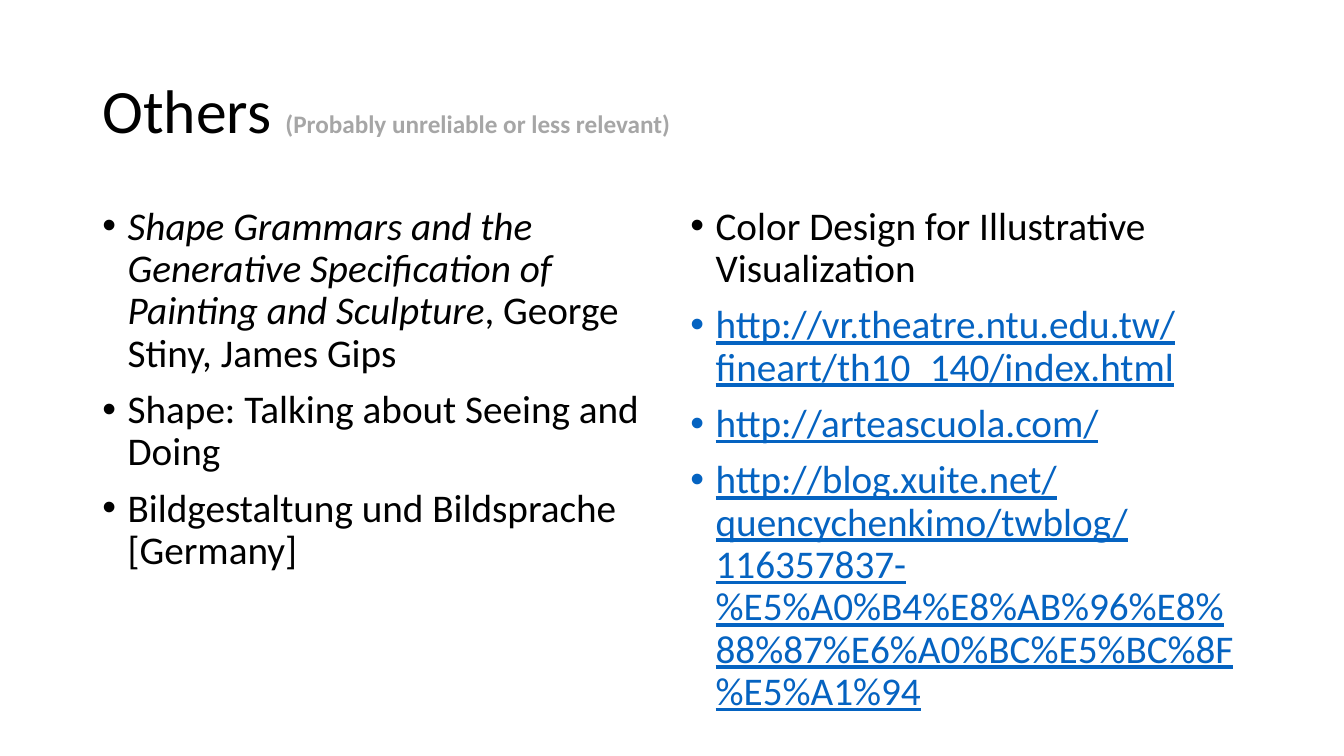
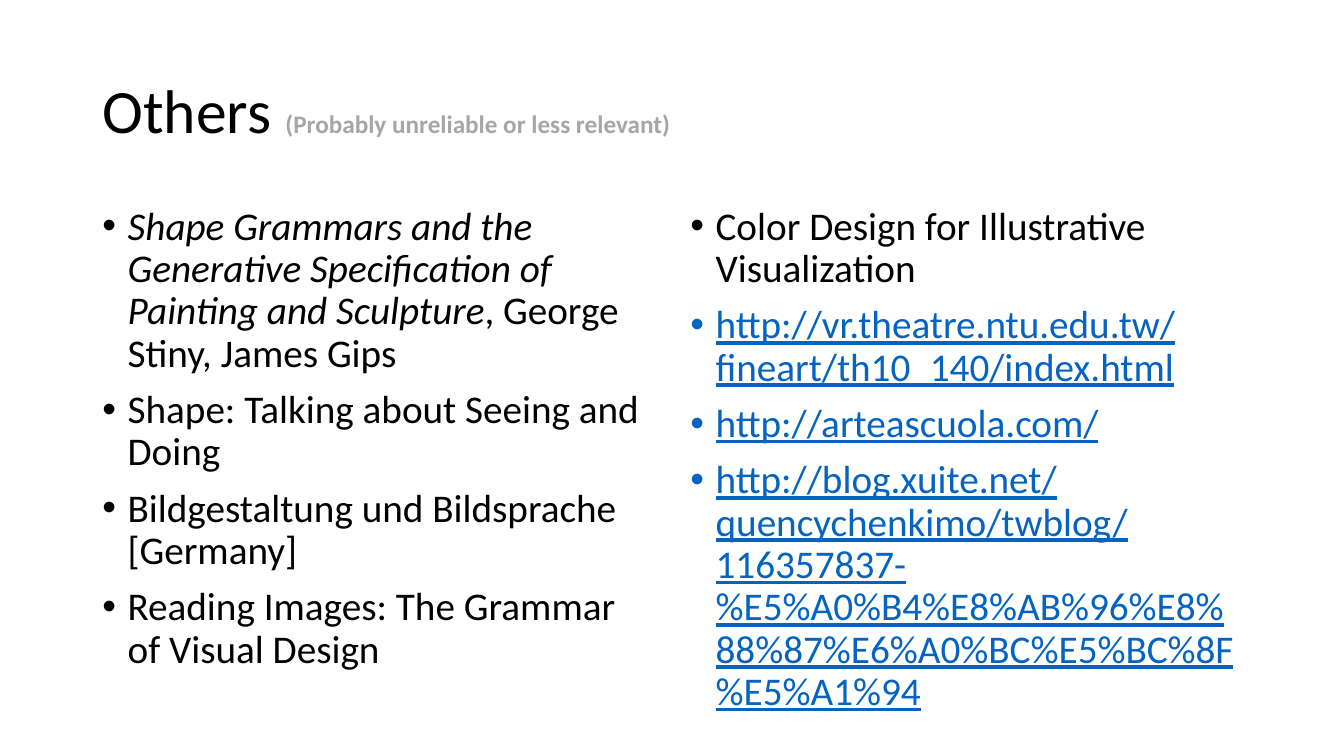
Before and after one commit to PatriciaXiao/Conclusion, a slide deck: slide 19 of Conclusion.pptx (slide 20 before the commit). Drawn at 1344x756 pixels with LibreOffice and Linux fonts; fonts in the diff are those of the drawing. Boxes give left, top, right and bottom in pixels: in the first picture for what was removed or moved away, otherwise in the second. Text is boxed around its words. In the diff, an @@ line names an element or a change of style, - is before the commit and + after.

Commit message:
11092015
Ruled out the neccessartity of reading the articles written by Jung,
Freud and Alder. They are concentrating on the content. Rudolf Arnheim
cares about the construction. However, perhaps Jung's work is worthwhile
to be read through. But not now, not before Arnheim's and Cognitive
Psychology.

```diff
--- a/Conclusion.pptx
+++ b/Conclusion.pptx
@@ text at [128, 592, 615, 670]: paragraph added @@
+• Reading Images: The Grammar of Visual Design
```
Also in this commit, not shown: 9 other slides changed, 1 slide removed, 4 other files.
